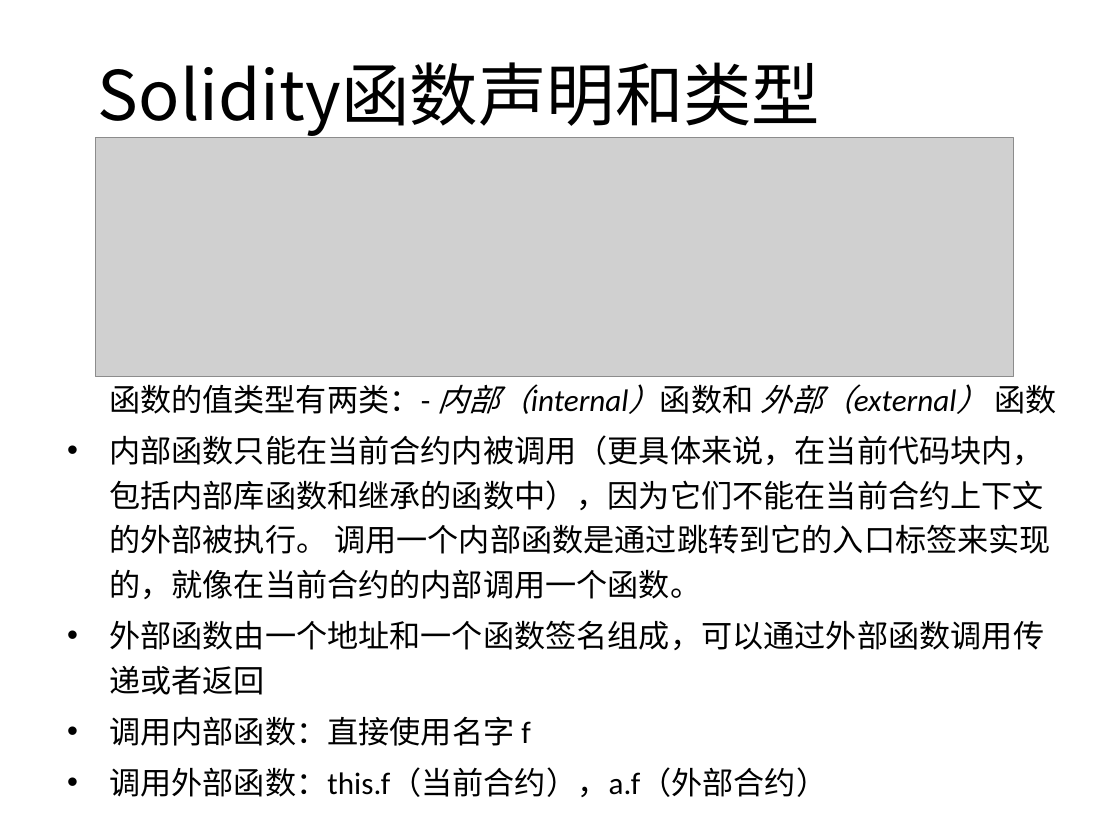
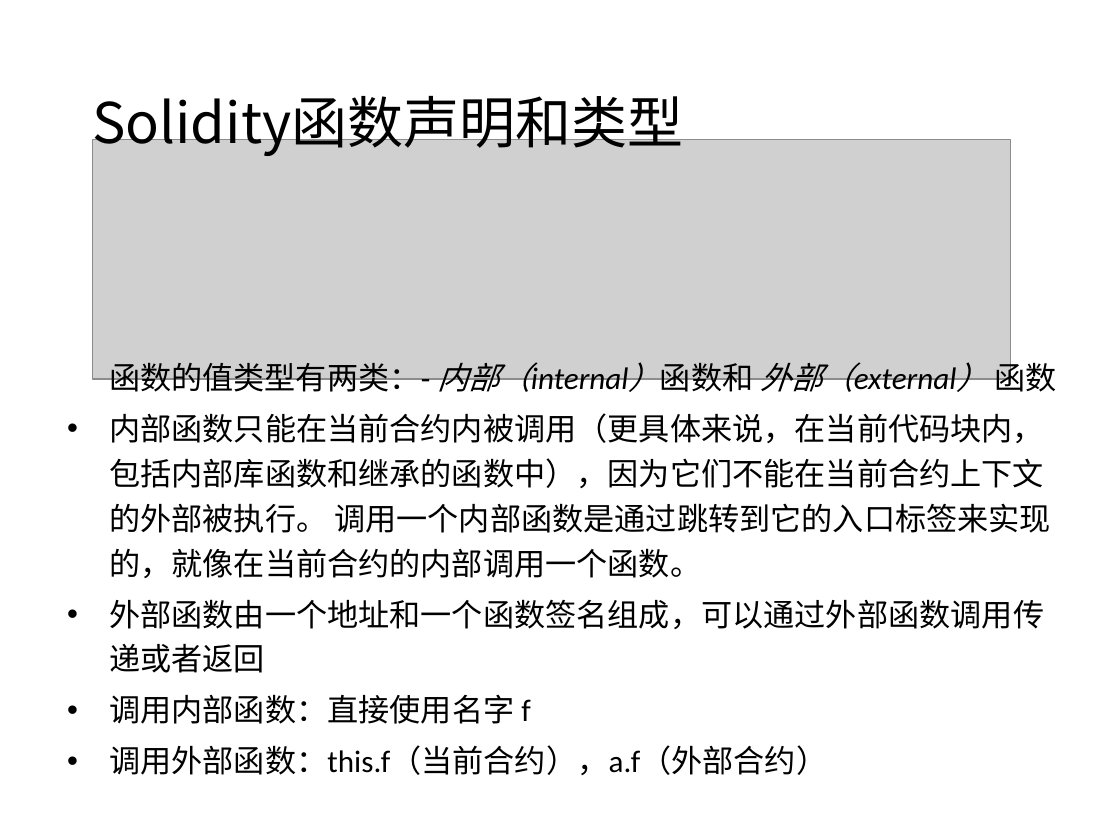
Before and after one commit to confucianzuoyuan/blockchain-tutorial, a slide deck: slide 21 of 以太坊教程/课件/5_2_solidity深入讲解.pptx. Drawn at 1120x840 pixels with LibreOffice and Linux fonts; fonts in the diff are those of the drawing; grey boxes stand for pictures; background and template pictures are left out. Boxes give left, top, right and bottom in pixels: in the first picture for what was removed or moved away, otherwise in the second. Text is boxed around its words. In the diff, an @@ line names an element or a change of style, - is before the commit and + after.

```diff
--- a/以太坊教程/课件/5_2_solidity深入讲解.pptx
+++ b/以太坊教程/课件/5_2_solidity深入讲解.pptx
@@ title "Solidity函数声明和类型": place and size @@
-title "Solidity函数声明和类型" at (98,62,821,136)
+title "Solidity函数声明和类型" at (92,96,683,157)
@@ title "Solidity函数声明和类型" at (92,96,683,157): size 44 to 36 pt @@
@@ text "函数的值类型有两类：- 内部（internal）函数和 外部（external） 函数" rewrapped from (109,384,1057,797) to (109,358,1057,775) @@
```
Also in this commit, not shown: 33 other slides changed, 34 other files.
